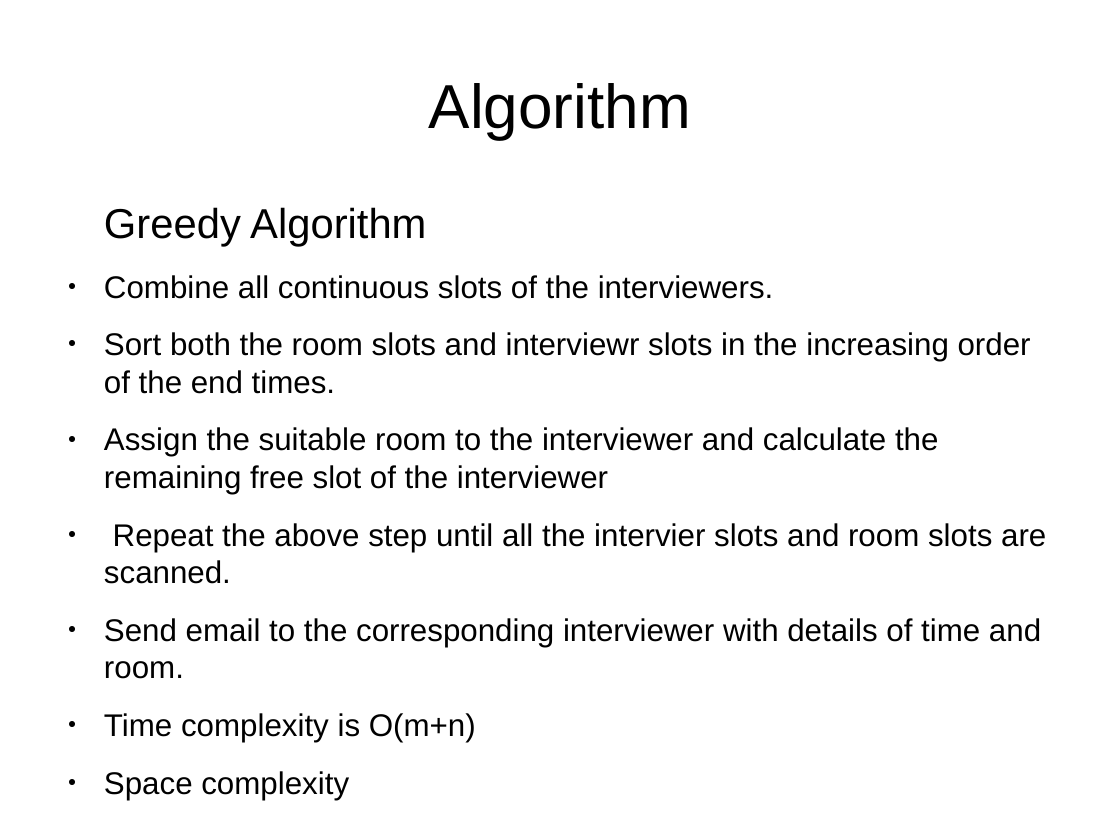
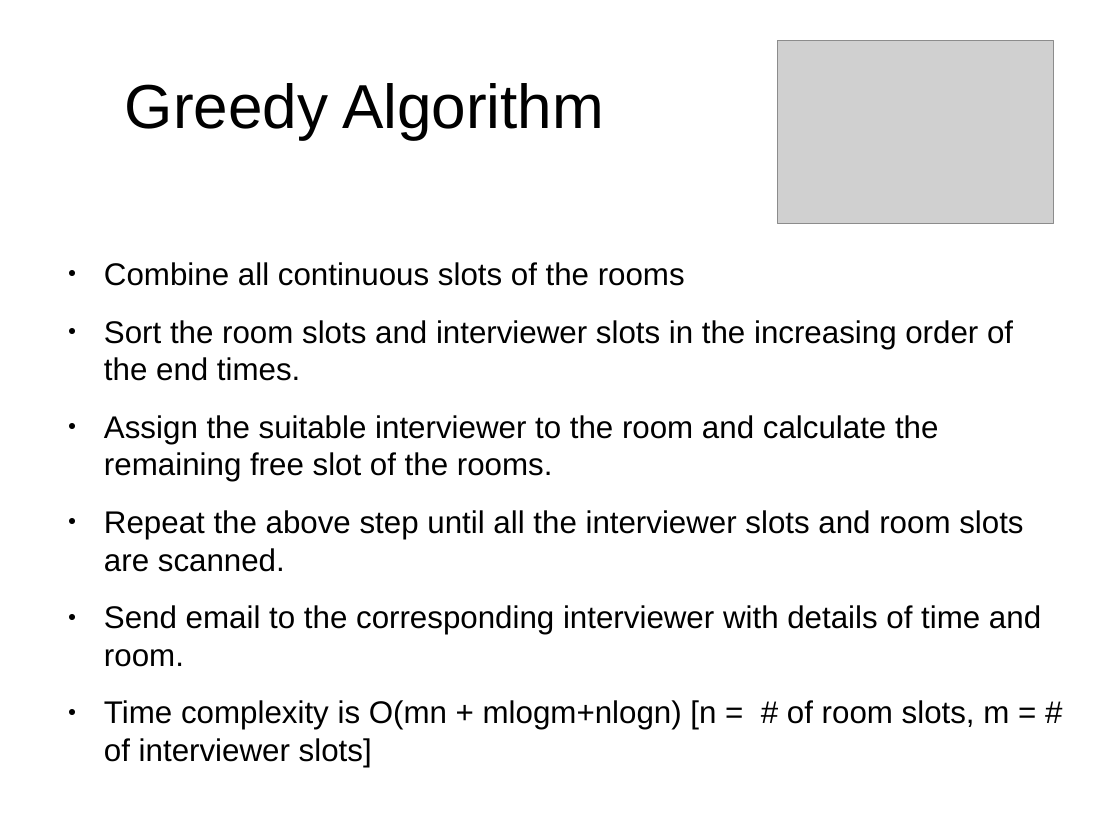
Before and after one commit to akankshaD/Amazon-s-Project, a slide deck: slide 5 of Amazon ppt.odp. Drawn at 1120x840 pixels with LibreOffice and Linux fonts; fonts in the diff are those of the drawing; grey boxes stand for pictures. Boxes give left, top, right and bottom in pixels: in the first picture for what was removed or moved away, otherwise in the second. Text is boxed around its words. In the diff, an @@ line names an element or a change of style, - is before the commit and + after.

```diff
--- a/Amazon ppt.odp
+++ b/Amazon ppt.odp
@@ picture added at <box>777,41,1054,224</box> @@
@@ title at <box>125,83,604,139</box>: text changed @@
-Algorithm
+Greedy Algorithm
@@ text at <box>104,262,1023,572</box>: text changed @@
-Greedy Algorithm
-● Combine all continuous slots of the interviewers.
-● Sort both the room slots and interviewr slots in the increasing order of the end times.
-● Assign the suitable room to the interviewer and calculate the remaining free slot of the interviewer
-● Repeat the above step until all the intervier slots and room slots are scanned.
+● Combine all continuous slots of the rooms
+● Sort the room slots and interviewer slots in the increasing order of the end times.
+● Assign the suitable interviewer to the room and calculate the remaining free slot of the rooms.
+● Repeat the above step until all the interviewer slots and room slots are scanned.
@@ text at <box>104,700,1009,767</box>: text changed @@
-● Time complexity is O(m+n)
-● Space complexity
+● Time complexity is O(mn + mlogm+nlogn) [n = # of room slots, m = # of interviewer slots]
```
Also in this commit, not shown: 4 other slides changed, 4 slides added, 2 slides removed.
